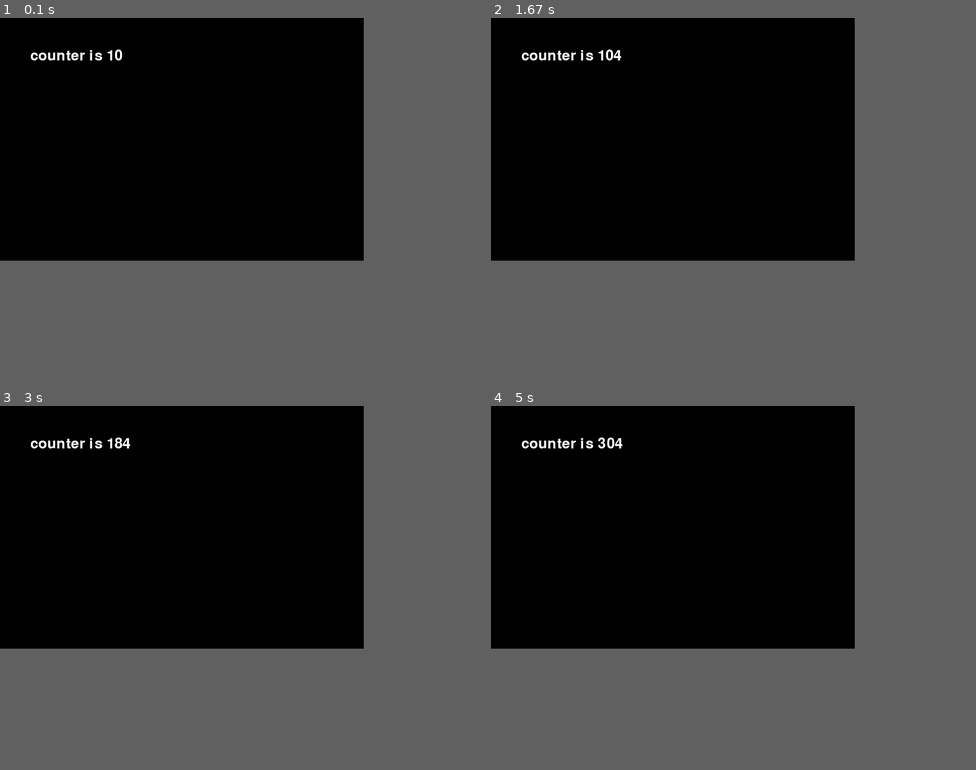
Above: before the commit, frames 1-4 (two rows, left to right).
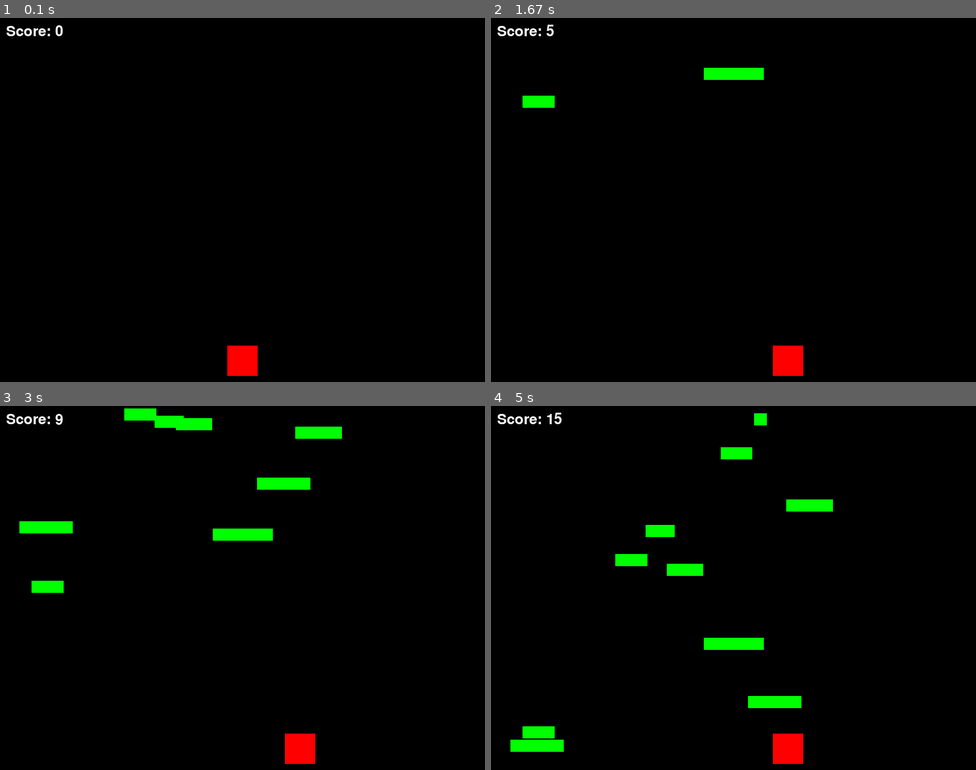
Above: after the commit, the same moments.

Repository: raagdol/pyGame
Game: pygame game, started from game/pyGame.py
The game is run twice, just before and just after one commit, with the same random seed, the same clock (stepped at 60 frames per second) and the same inputs.
Inputs:
- Up to frame 1 (0.1 s): no input
- Up to frame 2 (1.67 s): hold Right 0.33-0.8 s; hold Right 0.83-1.3 s; hold Left from 1.33 s (still down)
- Up to frame 3 (3 s): release Left at 1.87 s; hold Left 1.9-2.3 s; hold Right 2.33-2.97 s
- Up to frame 4 (5 s): hold Left 3-3.47 s; hold Right 3.5-3.97 s; hold Right 4-4.47 s; hold Left from 4.5 s (still down)
In our replay, the window is 600x400 before the commit and 800x600 after it. These sizes can differ from the game's own. Grey fills any space a smaller window leaves; there, only what the larger window draws over its background counts as a difference.

The runs differ from the first frame. In frame 1, 0.9% of the frame differs, in the area x 1-54%, y 2-99%; in frame 2, 1.6%; in frame 3, 3.3%; in frame 4, 3.6%, in the area x 1-71%, y 1-99%.

Commit message:
장애물 피하기

Diff:
--- a/game/pyGame.py
+++ b/game/pyGame.py
@@ -6,29 +6,104 @@
 
 import sys
 import pygame
-from pygame.locals import QUIT
+import random
+from pygame.locals import QUIT, KEYDOWN, K_LEFT, K_RIGHT
 
 pygame.init()
-SURFACE = pygame.display.set_mode((600, 400))
-pygame.display.set_caption("Just Window")
+SURFACE = pygame.display.set_mode((800, 600))
+pygame.display.set_caption("Avoid Obstacles")
 
-def main():
-    sysfont = pygame.font.SysFont(None, 36)
-    counter = 0
+class Player(pygame.sprite.Sprite):
+    def __init__(self):
+        super().__init__()
+        self.image = pygame.Surface((50, 50))
+        self.image.fill((255, 0, 0))
+        self.rect = self.image.get_rect()
+        self.rect.centerx = SURFACE.get_width() // 2
+        self.rect.bottom = SURFACE.get_height() - 10
+        self.speed = 5
+
+    def update(self, pressed_keys):
+        if pressed_keys[K_LEFT]:
+            self.rect.x -= self.speed
+        if pressed_keys[K_RIGHT]:
+            self.rect.x += self.speed
+        self.rect.x = max(0, min(self.rect.x, SURFACE.get_width() - self.rect.width))
+
+class Obstacle(pygame.sprite.Sprite):
+    def __init__(self):
+        super().__init__()
+        self.image = pygame.Surface((random.randint(20, 100), 20))
+        self.image.fill((0, 255, 0))
+        self.rect = self.image.get_rect()
+        self.rect.x = random.randint(0, SURFACE.get_width() - self.rect.width)
+        self.rect.y = -self.rect.height
+        self.speed = random.randint(2, 6)
+
+    def update(self):
+        self.rect.y += self.speed
+        if self.rect.top > SURFACE.get_height():
+            self.kill()
+
+def show_game_over_screen(score):
+    sysfont = pygame.font.SysFont(None, 72)
+    game_over_image = sysfont.render("GAME OVER", True, (255, 0, 0))
+    score_image = sysfont.render("Score: {}".format(score // 10), True, (255, 255, 255))
+    SURFACE.fill((0, 0, 0))
+
+    game_over_rect = game_over_image.get_rect(center=(SURFACE.get_width() // 2, SURFACE.get_height() // 2 - 50))
+    score_rect = score_image.get_rect(center=(SURFACE.get_width() // 2, SURFACE.get_height() // 2 + 50))
+
+    SURFACE.blit(game_over_image, game_over_rect)
+    SURFACE.blit(score_image, score_rect)
+    pygame.display.update()
+
     while True:
-        SURFACE.fill((0, 0, 0))
-
         for event in pygame.event.get():
             if event.type == QUIT:
                 pygame.quit()
                 sys.exit()
 
-        counter += 1
-        counter_image = sysfont.render("counter is {}".format(counter), True, (255, 255, 255))
-        SURFACE.blit(counter_image, (50, 50))
+def main():
+    sysfont = pygame.font.SysFont(None, 36)
+    player = Player()
+    obstacles = pygame.sprite.Group()
+    all_sprites = pygame.sprite.Group(player)
+    clock = pygame.time.Clock()
+    score = 0
+
+    while True:
+        for event in pygame.event.get():
+            if event.type == QUIT:
+                pygame.quit()
+                sys.exit()
+
+        pressed_keys = pygame.key.get_pressed()
+        player.update(pressed_keys)
+
+        if random.randint(0, 100) < 10:
+            new_obstacle = Obstacle()
+            obstacles.add(new_obstacle)
+            all_sprites.add(new_obstacle)
+
+        obstacles.update()
+
+        SURFACE.fill((0, 0, 0))
+
+        collisions = pygame.sprite.spritecollide(player, obstacles, False)
+        if collisions:
+            show_game_over_screen(score)
+            pygame.time.delay(1500)  # 잠시 기다림
+            return
+
+        all_sprites.draw(SURFACE)
+
+        score += 1
+        score_image = sysfont.render("Score: {}".format(score // 10), True, (255, 255, 255))
+        SURFACE.blit(score_image, (10, 10))
 
         pygame.display.update()
-
+        clock.tick(30)
 
 if __name__ == '__main__':
     main()
